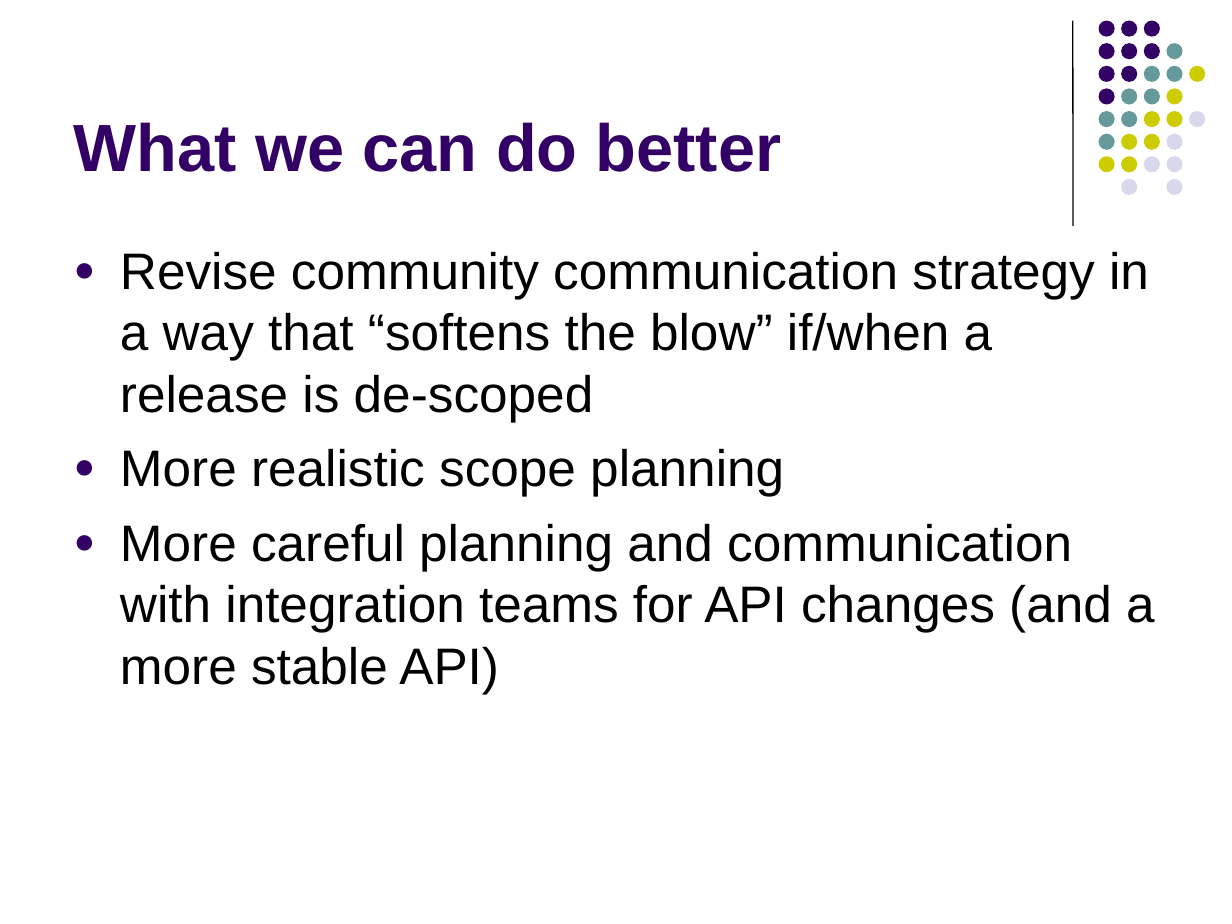
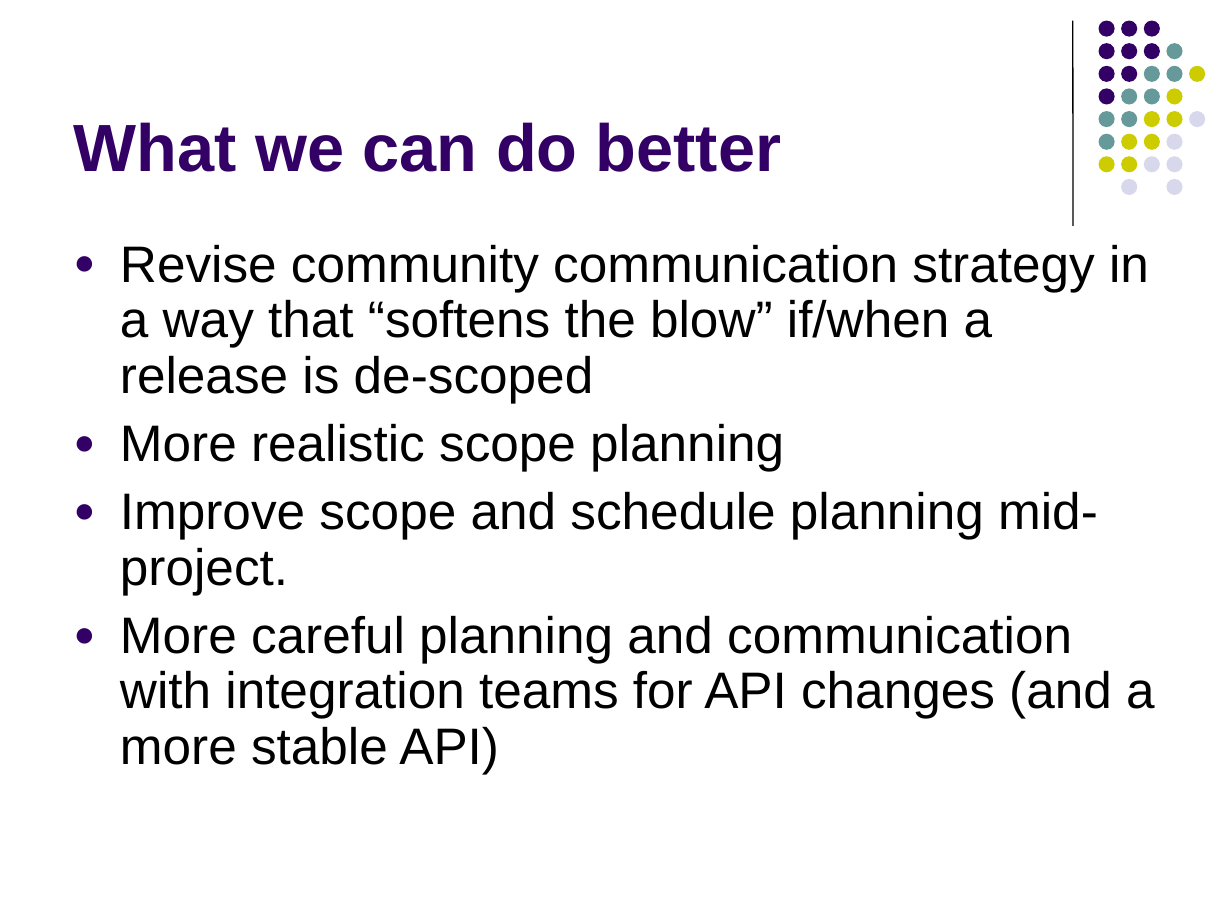
Before and after one commit to NCIP/caarray-docs, a slide deck: slide 9 of project_management/reports/2.1.0_project_postmortem.ppt. Drawn at 1232x924 pixels with LibreOffice and Linux fonts; fonts in the diff are those of the drawing. Boxes give left, top, right and bottom in pixels: in the first picture for what was removed or moved away, otherwise in the second. Text is boxed around its words. In the diff, an @@ line names an element or a change of style, - is before the commit and + after.

Commit message:
Addition to 2.1.0 postmortem

```diff
--- a/project_management/reports/2.1.0_project_postmortem.ppt
+++ b/project_management/reports/2.1.0_project_postmortem.ppt
@@ text at (120, 244, 1155, 774): line spacing 1 to 0.9 @@
@@ text at (120, 491, 1098, 595): paragraph added @@
+● Improve scope and schedule planning mid-project.
```
